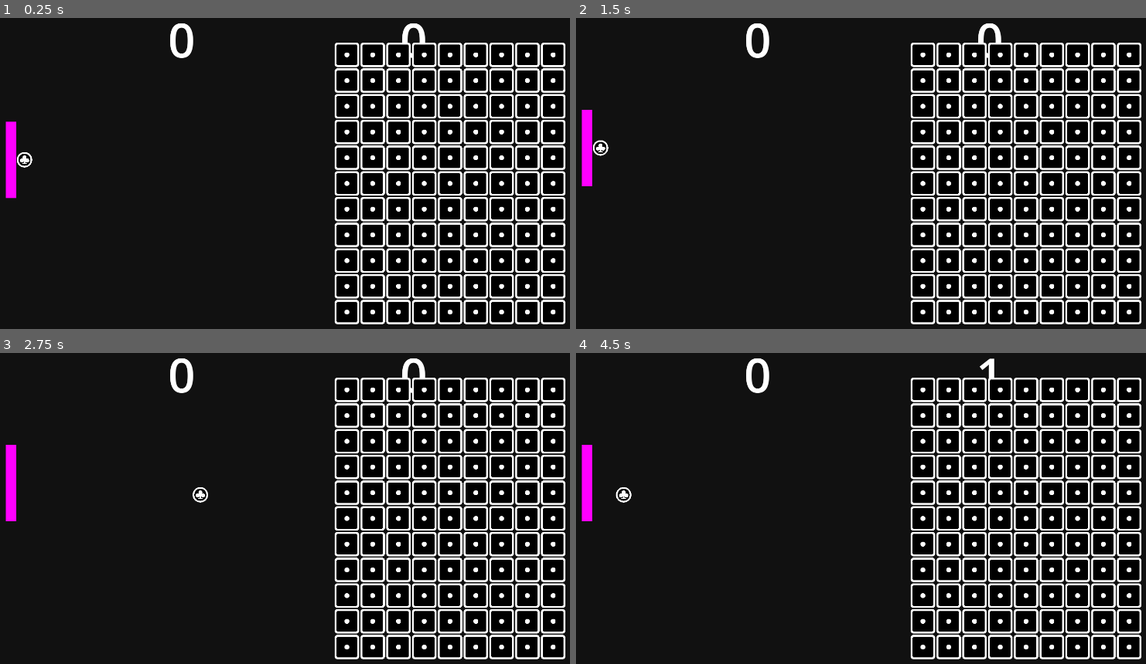
Above: before the commit, frames 1-4 (two rows, left to right).
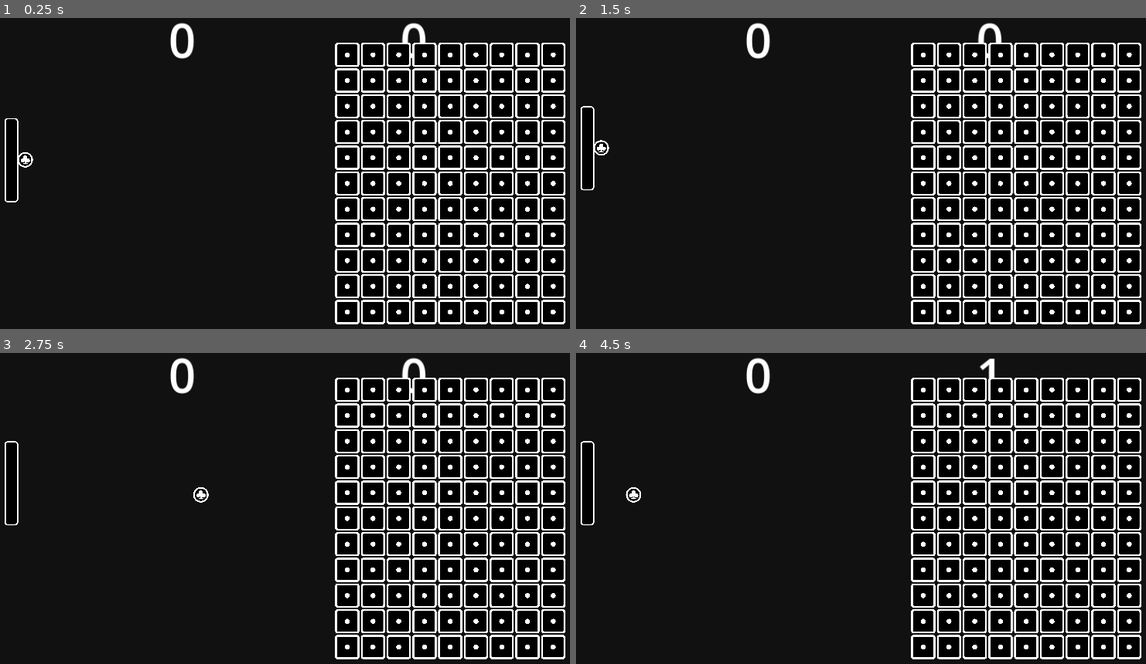
Above: after the commit, the same moments.

Repository: tnrbns/gnop_137
Game: Godot game, scene res://scenes/gameplay.tscn
Two runs of this game, one before a commit and one after it. Both use one fixed random seed, a clock stepped at 60 frames per second and the inputs below. This scene is started directly instead of the project's main scene.
Inputs (mouse positions are in pixels of both pictures, inside the frame that each line leads up to):
- Up to frame 1 (0.25 s): no input
- Up to frame 2 (1.5 s): tap Enter at 0.5 s; move the mouse to (1009, 154) at 0.52 s; tap S (S, bound only after the commit) at 0.6 s; tap W (W, bound only after the commit) at 0.8, 1.35 s; tap Space at 1.25 s; move the mouse to (752, 189) at 1.27 s
- Up to frame 3 (2.75 s): tap S (S, bound only after the commit) at 1.55 s; tap Enter at 2 s; move the mouse to (359, 430) at 2.02 s; click (359, 430) at 2.1 s; tap W (W, bound only after the commit) at 2.3 s
- Up to frame 4 (4.5 s): move the mouse to (843, 573) at 2.77 s; tap S (S, bound only after the commit) at 2.85 s; move the mouse to (1060, 555) at 3.52 s; tap W (W, bound only after the commit) at 3.6 s; move the mouse to (690, 455) at 4.27 s; tap I at 4.35 s

The runs differ from the first frame. In frame 1, 5.1% of the frame differs, in the area x 0-100%, y 1-99%; in frame 2, 5.1%; in frame 3, 5.1%; in frame 4, 5.2%.

Commit message:
revising block mechanics

Diff:
--- /dev/null
+++ b/src/elements/ball2.tscn
@@ -0,0 +1,17 @@
+[gd_scene load_steps=4 format=3 uid="uid://dre1fa6x8lu3e"]
+
+[ext_resource type="Script" path="res://scripts/Ball2.gd" id="1_o8ngm"]
+[ext_resource type="Texture2D" uid="uid://cwyfk0s7idagl" path="res://assets/joker_white.png" id="2_alds2"]
+
+[sub_resource type="CircleShape2D" id="CircleShape2D_jgrb8"]
+radius = 19.2354
+
+[node name="Ball2" type="CharacterBody2D"]
+script = ExtResource("1_o8ngm")
+
+[node name="Sprite2D" type="Sprite2D" parent="."]
+scale = Vector2(0.1, 0.1)
+texture = ExtResource("2_alds2")
+
+[node name="CollisionShape2D" type="CollisionShape2D" parent="."]
+shape = SubResource("CircleShape2D_jgrb8")
--- a/src/elements/block.tscn
+++ b/src/elements/block.tscn
@@ -4,7 +4,7 @@
 [ext_resource type="Texture2D" uid="uid://83iqtyvn76cf" path="res://assets/1_black.png" id="1_uaor0"]
 
 [sub_resource type="RectangleShape2D" id="RectangleShape2D_5ys5l"]
-size = Vector2(460, 464)
+size = Vector2(457.963, 459.259)
 
 [node name="Block" type="Area2D"]
 position = Vector2(34, 36)
@@ -18,6 +18,6 @@
 texture = ExtResource("1_uaor0")
 
 [node name="CollisionShape2D" type="CollisionShape2D" parent="."]
-position = Vector2(0.5, 0)
+position = Vector2(0.194443, 2.28882e-05)
 scale = Vector2(0.3, 0.3)
 shape = SubResource("RectangleShape2D_5ys5l")
--- /dev/null
+++ b/src/elements/block2.tscn
@@ -0,0 +1,18 @@
+[gd_scene load_steps=4 format=3 uid="uid://ow1s85bcxtui"]
+
+[ext_resource type="Script" path="res://scripts/block_2.gd" id="1_20vbw"]
+[ext_resource type="Texture2D" uid="uid://83iqtyvn76cf" path="res://assets/1_black.png" id="1_b2g24"]
+
+[sub_resource type="RectangleShape2D" id="RectangleShape2D_rmgcc"]
+size = Vector2(69.5, 71.5)
+
+[node name="Block2" type="RigidBody2D"]
+gravity_scale = 0.0
+script = ExtResource("1_20vbw")
+
+[node name="Sprite2D" type="Sprite2D" parent="."]
+scale = Vector2(0.15, 0.15)
+texture = ExtResource("1_b2g24")
+
+[node name="CollisionShape2D" type="CollisionShape2D" parent="."]
+shape = SubResource("RectangleShape2D_rmgcc")
--- /dev/null
+++ b/src/elements/paddle.tscn
@@ -0,0 +1,20 @@
+[gd_scene load_steps=4 format=3 uid="uid://casxsw0dc2jox"]
+
+[ext_resource type="Script" path="res://scripts/paddle.gd" id="1_txqwe"]
+[ext_resource type="Texture2D" uid="uid://blvkxjvkjc5pf" path="res://assets/paddle_wht.png" id="2_pgcdm"]
+
+[sub_resource type="RectangleShape2D" id="RectangleShape2D_n7ey8"]
+size = Vector2(40, 214)
+
+[node name="Paddle" type="CharacterBody2D"]
+motion_mode = 1
+script = ExtResource("1_txqwe")
+
+[node name="Sprite2D" type="Sprite2D" parent="."]
+position = Vector2(-1, -1)
+scale = Vector2(0.35, 0.3)
+texture = ExtResource("2_pgcdm")
+
+[node name="CollisionShape2D" type="CollisionShape2D" parent="."]
+position = Vector2(-2, 6)
+shape = SubResource("RectangleShape2D_n7ey8")
--- a/src/elements/player.tscn
+++ b/src/elements/player.tscn
@@ -1,22 +1,23 @@
 [gd_scene load_steps=4 format=3 uid="uid://dndaf10u8xrnh"]
 
 [ext_resource type="Script" path="res://scripts/player_2d.gd" id="1_2rwd1"]
-
-[sub_resource type="PlaceholderTexture2D" id="PlaceholderTexture2D_r6wse"]
+[ext_resource type="Texture2D" uid="uid://7unx7avjcr2p" path="res://assets/paddle_blk.png" id="2_ylv3g"]
 
 [sub_resource type="RectangleShape2D" id="RectangleShape2D_4obpl"]
-size = Vector2(1.325, 3.87)
+size = Vector2(2.15, 4.385)
 
 [node name="Player" type="CharacterBody2D"]
 scale = Vector2(20, 50)
 collision_layer = 2
+motion_mode = 1
 script = ExtResource("1_2rwd1")
 
-[node name="Sprite2D" type="Sprite2D" parent="."]
-position = Vector2(0.05, 0.00999999)
-scale = Vector2(1.3, 3.86)
-texture = SubResource("PlaceholderTexture2D_r6wse")
+[node name="PaddleWht" type="Sprite2D" parent="."]
+position = Vector2(1.49012e-08, 0.02)
+scale = Vector2(0.0183815, 0.00634603)
+texture = ExtResource("2_ylv3g")
 
 [node name="CollisionShape2D" type="CollisionShape2D" parent="."]
-position = Vector2(0.0375, 0.0150003)
+position = Vector2(-9.53674e-07, 0.0474998)
+scale = Vector2(1, 1)
 shape = SubResource("RectangleShape2D_4obpl")
--- a/src/project.godot
+++ b/src/project.godot
@@ -25,6 +25,7 @@
 window/size/viewport_height=864
 window/size/mode=2
 window/size/resizable=false
+window/stretch/mode="canvas_items"
 
 [input]
 
@@ -33,6 +34,16 @@
 "events": [Object(InputEventMouseButton,"resource_local_to_scene":false,"resource_name":"","device":-1,"window_id":0,"a …(253 unchanged characters)…
 ]
 }
+W={
+"deadzone": 0.5,
+"events": [Object(InputEventKey,"resource_local_to_scene":false,"resource_name":"","device":0,"window_id":0,"alt_pressed":false,"shift_pressed":false,"ctrl_pressed":false,"meta_pressed":false,"pressed":false,"keycode":0,"physical_keycode":87,"key_label":0,"unicode":0,"location":0,"echo":false,"script":null)
+]
+}
+S={
+"deadzone": 0.5,
+"events": [Object(InputEventKey,"resource_local_to_scene":false,"resource_name":"","device":0,"window_id":0,"alt_pressed":false,"shift_pressed":false,"ctrl_pressed":false,"meta_pressed":false,"pressed":false,"keycode":0,"physical_keycode":83,"key_label":0,"unicode":0,"location":0,"echo":false,"script":null)
+]
+}
 
 [rendering]
 
--- a/src/scenes/gameplay.tscn
+++ b/src/scenes/gameplay.tscn
@@ -60,7 +60,7 @@
 position = Vector2(52, 405)
 
 [node name="Block" parent="." instance=ExtResource("3_3bf17")]
-position = Vector2(-504, 213)
+position = Vector2(-282, 163)
 
 [node name="Ball" parent="." instance=ExtResource("2_vfwaw")]
 visible = false
--- /dev/null
+++ b/src/scenes/testscene.tscn
@@ -0,0 +1,40 @@
+[gd_scene load_steps=7 format=3 uid="uid://bha2tag8jkx1q"]
+
+[ext_resource type="Script" path="res://scripts/testscene.gd" id="1_20r7q"]
+[ext_resource type="PackedScene" uid="uid://casxsw0dc2jox" path="res://elements/paddle.tscn" id="2_1ax3e"]
+[ext_resource type="PackedScene" uid="uid://dre1fa6x8lu3e" path="res://elements/ball2.tscn" id="2_1taka"]
+
+[sub_resource type="RectangleShape2D" id="RectangleShape2D_uhkk3"]
+size = Vector2(1586, 84)
+
+[sub_resource type="RectangleShape2D" id="RectangleShape2D_vc8st"]
+size = Vector2(1567, 86)
+
+[sub_resource type="RectangleShape2D" id="RectangleShape2D_fhvnn"]
+size = Vector2(87.25, 1028)
+
+[node name="test level" type="Node2D"]
+script = ExtResource("1_20r7q")
+
+[node name="Camera2D" type="Camera2D" parent="."]
+position = Vector2(781, 430)
+
+[node name="Ball2" parent="." instance=ExtResource("2_1taka")]
+position = Vector2(587, 320)
+
+[node name="Paddle" parent="." instance=ExtResource("2_1ax3e")]
+position = Vector2(64, 517)
+
+[node name="Bounds" type="StaticBody2D" parent="."]
+
+[node name="Top" type="CollisionShape2D" parent="Bounds"]
+position = Vector2(794, -39)
+shape = SubResource("RectangleShape2D_uhkk3")
+
+[node name="Bottom" type="CollisionShape2D" parent="Bounds"]
+position = Vector2(776, 900)
+shape = SubResource("RectangleShape2D_vc8st")
+
+[node name="Right" type="CollisionShape2D" parent="Bounds"]
+position = Vector2(1600, 474)
+shape = SubResource("RectangleShape2D_fhvnn")
--- /dev/null
+++ b/src/scripts/Ball2.gd
@@ -0,0 +1,25 @@
+extends CharacterBody2D
+
+var speed = 700
+var dir = Vector2.DOWN
+var is_active = true
+
+
+func _ready() -> void:
+	velocity = Vector2(speed * -1, speed)
+
+func _physics_process(delta: float) -> void:
+	if is_active:
+		var collision = move_and_collide(velocity * delta)
+
+		if collision:
+			velocity = velocity.bounce(collision.get_normal())
+
+			if collision.get_collider().has_method("hit"):
+				collision.get_collider().hit()
+
+		if(velocity.x > 0 and velocity.x < 100):
+			velocity.x = -200
+
+		if (velocity.y == 0):
+			velocity.y = -200
--- /dev/null
+++ b/src/scripts/block_2.gd
@@ -0,0 +1,16 @@
+extends RigidBody2D
+
+# Called when the node enters the scene tree for the first time.
+func _ready() -> void:
+	pass # Replace with function body.
+
+# Called every frame. 'delta' is the elapsed time since the previous frame.
+func _process(delta):
+	pass
+
+func hit():
+	$Sprite2D.visible = false
+	$CollisionShape2D.disabled = true
+
+	await get_tree().create_timer(1).timeout
+	queue_free()
--- /dev/null
+++ b/src/scripts/paddle.gd
@@ -0,0 +1,14 @@
+extends CharacterBody2D
+const SPEED = 1000.0
+
+func _physics_process(delta):
+	# Get the input direction and handle the movement/deceleration.
+	# As good practice, you should replace UI actions with custom gameplay actions.
+	var direction = Input.get_axis("W", "S")
+
+	if direction:
+		velocity.y = direction * SPEED
+	else:
+		velocity.y = move_toward(velocity.x, 0, SPEED)
+
+	move_and_slide()
--- /dev/null
+++ b/src/scripts/testscene.gd
@@ -0,0 +1,26 @@
+extends Node2D
+
+var block = preload("res://elements/block2.tscn")
+
+# Called when the node enters the scene tree for the first time.
+func _ready():
+	var start_x = 900
+	var start_y = 140
+	var column_gap = 65  # Horizontal gap between columns
+	var row_gap = 65    # Vertical gap between rows
+
+	for col in range(9):
+		for row in range(11):
+			var x_position = start_x + col * column_gap
+			var y_position = start_y + row * row_gap
+			inst(Vector2(x_position, y_position))
+
+func inst(pos):
+	var instance = block.instantiate()
+	add_child(instance)
+	instance.call_deferred("set_position", pos)
+
+
+# Called every frame. 'delta' is the elapsed time since the previous frame.
+func _process(delta):
+	pass
Binary file added: src/assets/paddle_blk.png
Not shown, added: src/assets/paddle_blk.png.import
Binary file added: src/assets/paddle_wht.png
Not shown, added: src/assets/paddle_wht.png.import
Binary file added: src/assets/paddlelong_blk.png
Not shown, added: src/assets/paddlelong_blk.png.import
Binary file added: src/assets/paddlelong_wht.png
Not shown, added: src/assets/paddlelong_wht.png.import
Binary file added: src/assets/paddleshort_blk.png
Not shown, added: src/assets/paddleshort_blk.png.import
Binary file added: src/assets/paddleshort_wht.png
Not shown, added: src/assets/paddleshort_wht.png.import
